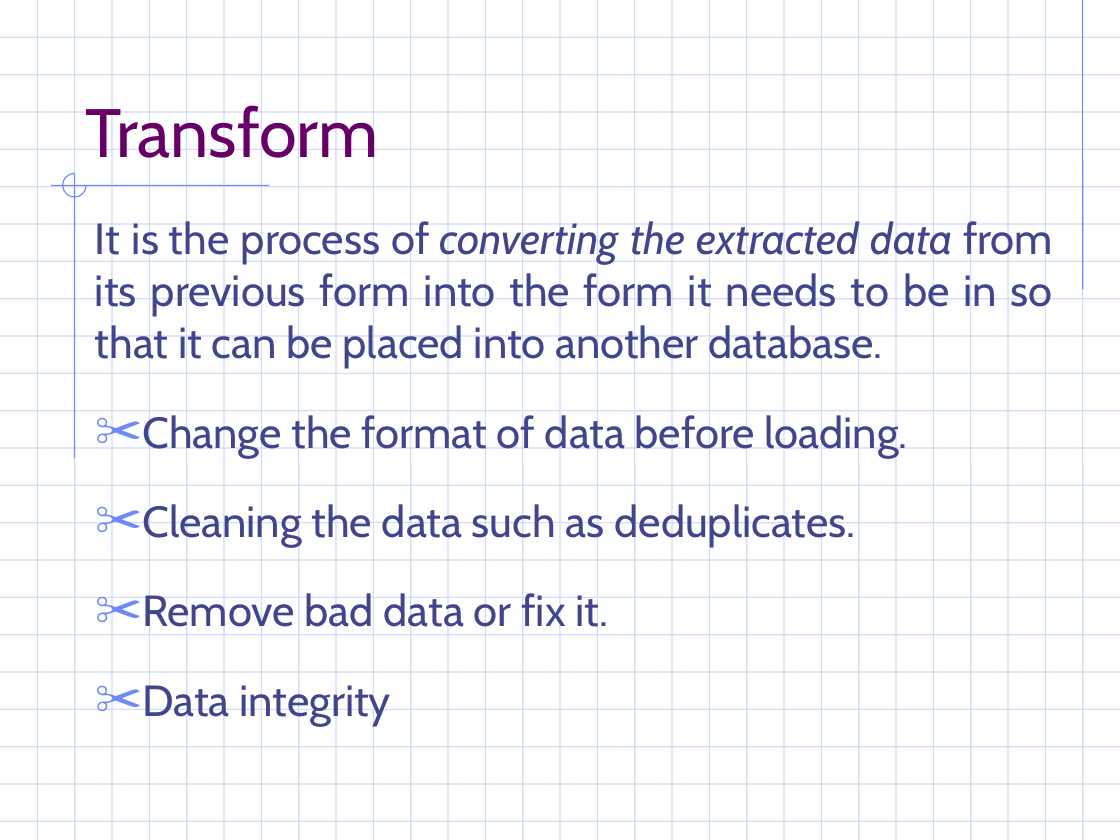
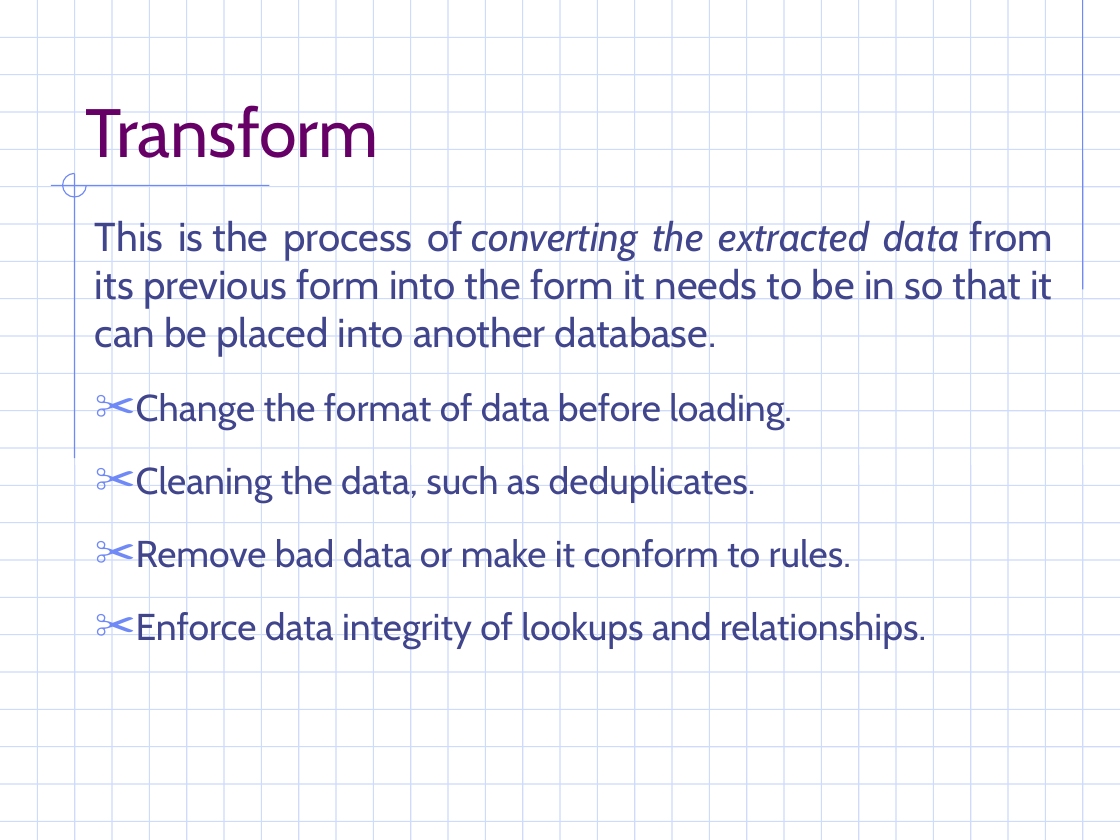
Before and after one commit to vabigdatamover/dream-team, a slide deck: slide 4 of Project_Two/ETL_project.ppt. Drawn at 1120x840 pixels with LibreOffice and Linux fonts; fonts in the diff are those of the drawing; background and template pictures are left out. Boxes give left, top, right and bottom in pixels: in the first picture for what was removed or moved away, otherwise in the second. Text is boxed around its words. In the diff, an @@ line names an element or a change of style, - is before the commit and + after.

```diff
--- a/Project_Two/ETL_project.ppt
+++ b/Project_Two/ETL_project.ppt
@@ text at (x1=95, y1=216, x2=1053, y2=357): text changed; size 28 to 25.9 pt @@
-It is the process of converting the extracted data from its previous form into the form it needs to be in so that it can be placed into another database.
+This is the process of converting the extracted data from its previous form into the form it needs to be in so that it can be placed into another database.
@@ text at (x1=136, y1=389, x2=792, y2=429): size 28 to 24.1 pt in "Change the format of data before loading."; line spacing 1.5 to 1.4 @@
@@ text at (x1=136, y1=462, x2=926, y2=648): text changed; size 28 to 24.1 pt @@
-✂ Cleaning the data such as deduplicates.
-✂ Remove bad data or fix it.
-✂ Data integrity
+✂ Cleaning the data, such as deduplicates.
+✂ Remove bad data or make it conform to rules.
+✂ Enforce data integrity of lookups and relationships.
```
Also in this commit, not shown: 5 other slides changed, 1 slide added, 2 other files.
